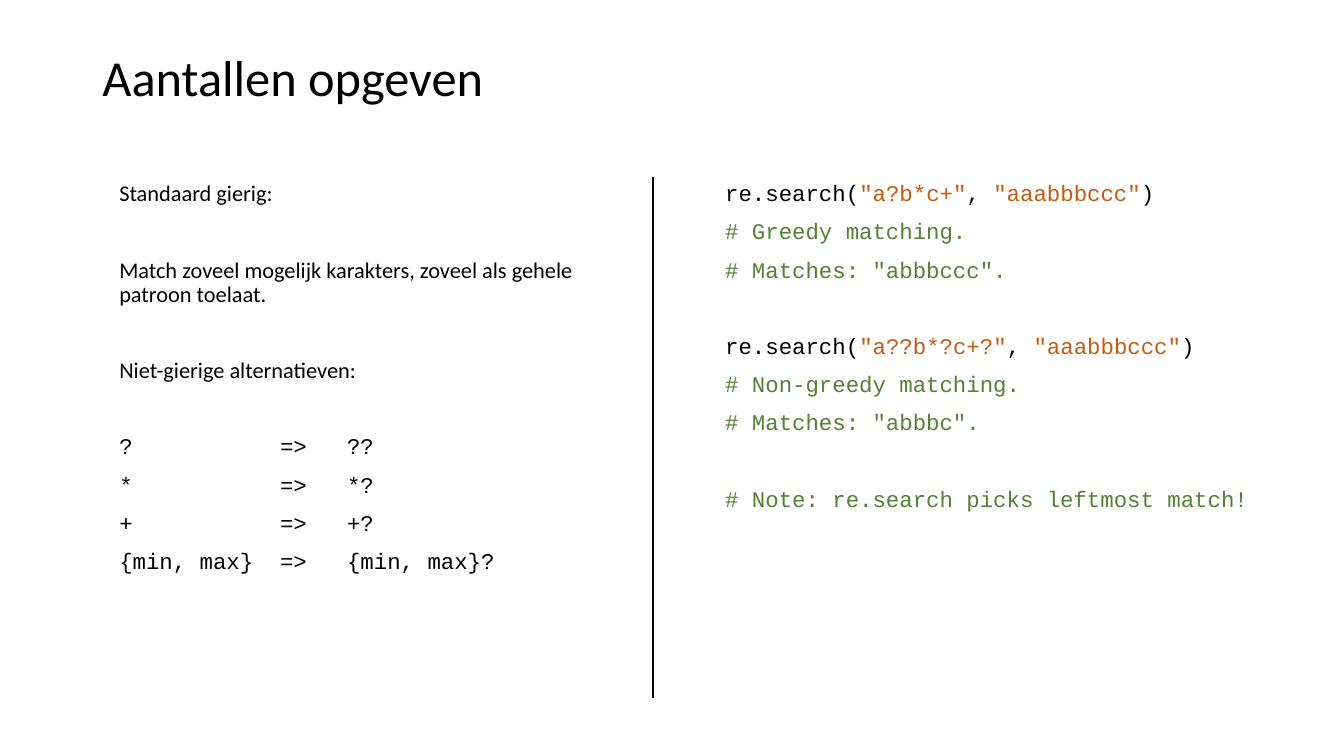
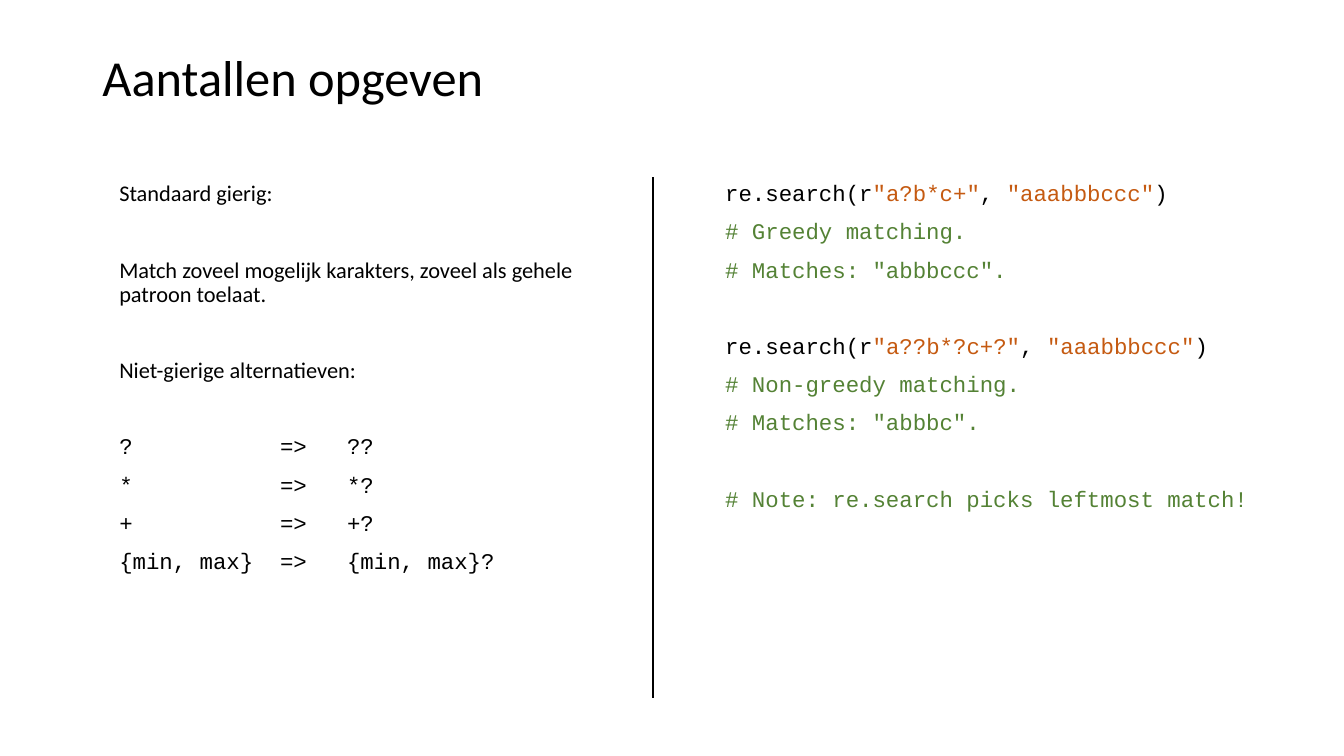
Before and after one commit to LFKoning/knowledge-sharing, a slide deck: slide 21 of python_trainees/5_nlp/python_traineeship_5.pptx. Drawn at 1344x756 pixels with LibreOffice and Linux fonts; fonts in the diff are those of the drawing. Boxes give left, top, right and bottom in pixels: in the first picture for what was removed or moved away, otherwise in the second. Text is boxed around its words. In the diff, an @@ line names an element or a change of style, - is before the commit and + after.

```diff
--- a/python_trainees/5_nlp/python_traineeship_5.pptx
+++ b/python_trainees/5_nlp/python_traineeship_5.pptx
@@ text at (x1=725, y1=185, x2=1168, y2=206): text changed @@
-re.search("a?b*c+", "aaabbbccc")
+re.search(r"a?b*c+", "aaabbbccc")
@@ text at (x1=725, y1=338, x2=1208, y2=359): text changed @@
-re.search("a??b*?c+?", "aaabbbccc")
+re.search(r"a??b*?c+?", "aaabbbccc")
```
Also in this commit, not shown: 6 other slides changed, 1 slide added, 1 slide removed, 5 other files.
